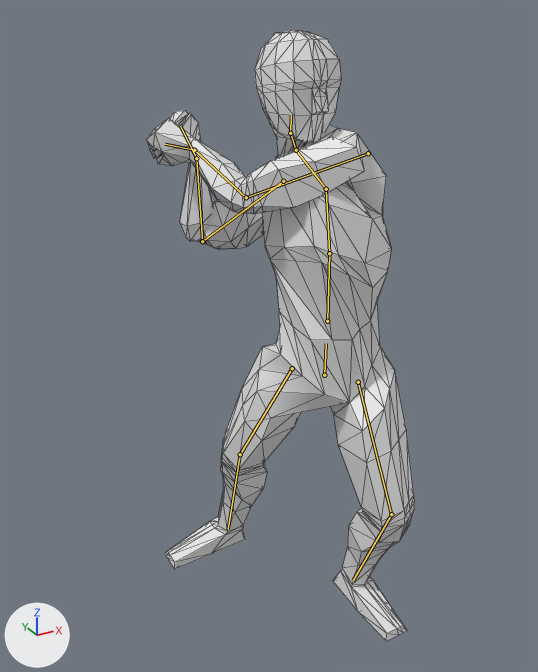
The glTF model godot/IASv1.0/assets/models/character.glb: old version first, new version second.
One viewpoint serves both versions: a 50 mm camera at (-1.084, -1.585, 1.821) aimed at (-0.121, 0.166, 0.946). The lights are fixed; the arrows at lower left show +X, +Y and +Z. The first picture is the older version. Both versions are drawn at frame 1 of the action 's_attack_right_swing'; the numbers are the values there. The bones that change, and the others that lie on the model, are drawn over the model as lines. Mesh edges are drawn as thin lines.

Objects in the first picture: 'Body'.
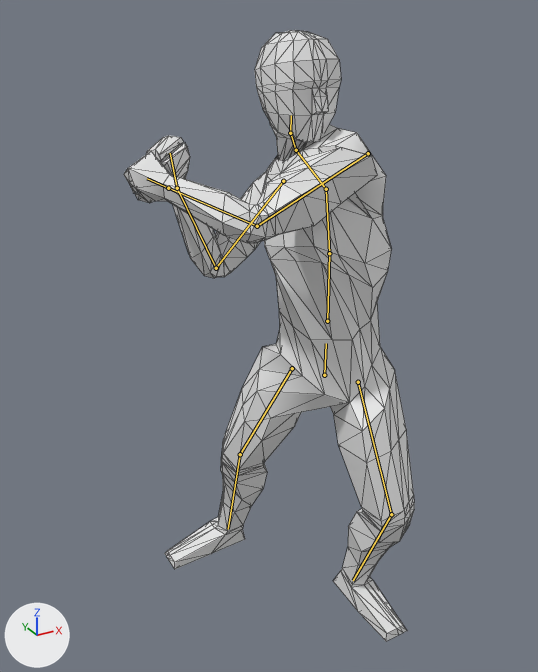
What differs and where, as boxes [x1, y1, x2, y2] in the pictures (538 x 672 px):
'Body', posed (8% wider)
    before: [146, 30, 414, 641]
    after: [124, 30, 414, 641]
bone 'LeftShoulder', root to tip
    before: (368, 153) to (246, 197)
    after: (368, 153) to (257, 226)
bone 'LeftUpperArm', root to tip
    before: (246, 197) to (194, 150)
    after: (257, 226) to (168, 188)
bone 'LeftLowerArm', root to tip
    before: (194, 150) to (165, 144)
    after: (168, 188) to (147, 178)
bone 'RightShoulder', root to tip
    before: (283, 181) to (202, 241)
    after: (283, 181) to (216, 268)
bone 'RightUpperArm', root to tip
    before: (202, 241) to (196, 158)
    after: (216, 268) to (177, 188)
bone 'RightLowerArm', root to tip
    before: (196, 158) to (180, 126)
    after: (177, 188) to (170, 153)

The change in detail:
Bone 'LeftShoulder' (bone_leftshoulder) turns from (45, -28, 80) to (31, -45, 59) degrees about its own x, y and z.
Bone 'LeftUpperArm' (bone_leftupperarm) turns from (51, 14, 36) to (65, 22, 43) degrees about its own x, y and z.
Bone 'LeftLowerArm' (bone_leftlowerarm) turns from (-32, 31, -50) to (8, 38, 3) degrees about its own x, y and z.
Bone 'RightShoulder' (bone_rightshoulder) turns from (-109, -53, 62) to (1, 3, -57) degrees about its own x, y and z.
Bone 'RightUpperArm' (bone_rightupperarm) turns from (-65, -46, -139) to (1, 11, -91) degrees about its own x, y and z.
Bone 'RightLowerArm' (bone_rightlowerarm) turns from (-37, 4, 21) to (0, 0, 0) degrees about its own x, y and z.
